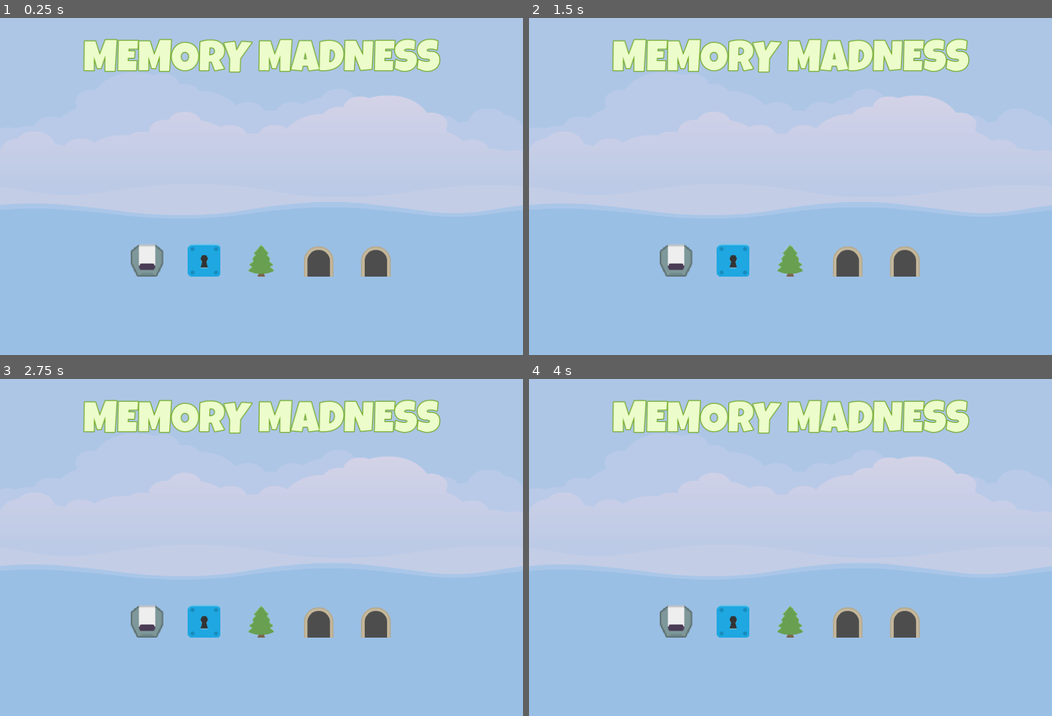
Above: before the commit, frames 1-4 (two rows, left to right).
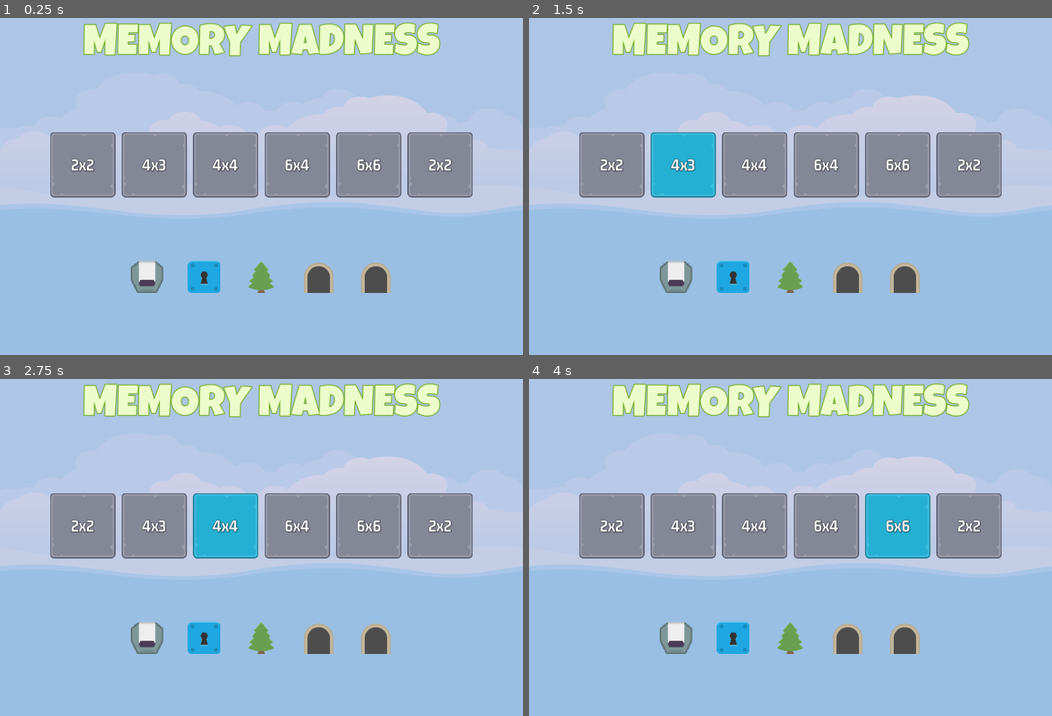
Above: after the commit, the same moments.

Repository: Babrakov/memory-madness
Game: Godot game, scene res://scenes/master/master.tscn
Same seed, same stepped clock (60 frames per second), same inputs: the game is played once before the commit and once after it.
Inputs (mouse positions are in pixels of both pictures, inside the frame that each line leads up to):
- Up to frame 1 (0.25 s): no input
- Up to frame 2 (1.5 s): click (612, 166) at 0.5 s, where only the run after the commit has a clickable "2x2"; click (680, 166) at 1.25 s, where only the run after the commit has a clickable "4x3"
- Up to frame 3 (2.75 s): click (224, 527) at 2 s, where only the run after the commit has a clickable "4x4"
- Up to frame 4 (4 s): click (827, 527) at 2.75 s, where only the run after the commit has a clickable "6x4"; click (900, 527) at 3.5 s, where only the run after the commit has a clickable "6x6"

The runs differ from the first frame. In frame 1, 25% of the frame differs, in the area x 9-91%, y 1-82%; in frame 2, 25%; in frame 3, 25%; in frame 4, 25%.

Commit message:
Level Button

Diff:
--- /dev/null
+++ b/scenes/level_button/level_button.gd
@@ -0,0 +1,18 @@
+extends TextureButton
+
+@export var level_number: int = 1
+
+@onready var label: Label = $Label
+
+# Called when the node enters the scene tree for the first time.
+func _ready() -> void:
+	var ldata: LevelData = GameManager.get_level(level_number)
+	label.text = "%dx%d" % [
+		ldata.get_cols(),
+		ldata.get_rows()
+	]
+
+
+# Called every frame. 'delta' is the elapsed time since the previous frame.
+func _process(delta: float) -> void:
+	pass
--- /dev/null
+++ b/scenes/level_button/level_button.tscn
@@ -0,0 +1,36 @@
+[gd_scene load_steps=6 format=3 uid="uid://bghgtdpas2h6m"]
+
+[ext_resource type="Texture2D" uid="uid://b4fa0orax2hq5" path="res://assets/ui/level_select_frame_128.png" id="1_bvdp4"]
+[ext_resource type="Texture2D" uid="uid://c1wqfser62qh2" path="res://assets/ui/level_select_frame_select_128.png" id="2_kdj0a"]
+[ext_resource type="Texture2D" uid="uid://vluwlyblug62" path="res://assets/ui/level_select_frame_hover_128.png" id="3_l1bvg"]
+[ext_resource type="Script" path="res://scenes/level_button/level_button.gd" id="4_if337"]
+[ext_resource type="LabelSettings" uid="uid://bb630qrhxr0ef" path="res://assets/GM_32_White.tres" id="4_owcw7"]
+
+[node name="LevelButton" type="TextureButton"]
+anchors_preset = 8
+anchor_left = 0.5
+anchor_top = 0.5
+anchor_right = 0.5
+anchor_bottom = 0.5
+offset_left = -20.0
+offset_top = -20.0
+offset_right = 20.0
+offset_bottom = 20.0
+grow_horizontal = 2
+grow_vertical = 2
+texture_normal = ExtResource("1_bvdp4")
+texture_pressed = ExtResource("2_kdj0a")
+texture_hover = ExtResource("3_l1bvg")
+script = ExtResource("4_if337")
+
+[node name="Label" type="Label" parent="."]
+layout_mode = 1
+anchors_preset = 15
+anchor_right = 1.0
+anchor_bottom = 1.0
+grow_horizontal = 2
+grow_vertical = 2
+text = "2x2"
+label_settings = ExtResource("4_owcw7")
+horizontal_alignment = 1
+vertical_alignment = 1
--- a/scenes/main/main.tscn
+++ b/scenes/main/main.tscn
@@ -1,7 +1,8 @@
-[gd_scene load_steps=3 format=3 uid="uid://d1r65lcb3pbld"]
+[gd_scene load_steps=4 format=3 uid="uid://d1r65lcb3pbld"]
 
 [ext_resource type="LabelSettings" uid="uid://bb475bkqlpx44" path="res://assets/LG_84_Green.tres" id="1_2465f"]
 [ext_resource type="PackedScene" uid="uid://wsva18f5h81g" path="res://scenes/front_sprite/front_sprite.tscn" id="2_ivbcn"]
+[ext_resource type="PackedScene" uid="uid://bghgtdpas2h6m" path="res://scenes/level_button/level_button.tscn" id="2_ona8t"]
 
 [node name="Main" type="Control"]
 layout_mode = 3
@@ -46,6 +47,29 @@
 [node name="HBoxLevels" type="HBoxContainer" parent="ColorRect/VBoxContainer"]
 layout_mode = 2
 size_flags_horizontal = 4
+theme_override_constants/separation = 12
+
+[node name="LevelButton" parent="ColorRect/VBoxContainer/HBoxLevels" instance=ExtResource("2_ona8t")]
+layout_mode = 2
+
+[node name="LevelButton2" parent="ColorRect/VBoxContainer/HBoxLevels" instance=ExtResource("2_ona8t")]
+layout_mode = 2
+level_number = 2
+
+[node name="LevelButton3" parent="ColorRect/VBoxContainer/HBoxLevels" instance=ExtResource("2_ona8t")]
+layout_mode = 2
+level_number = 3
+
+[node name="LevelButton4" parent="ColorRect/VBoxContainer/HBoxLevels" instance=ExtResource("2_ona8t")]
+layout_mode = 2
+level_number = 4
+
+[node name="LevelButton5" parent="ColorRect/VBoxContainer/HBoxLevels" instance=ExtResource("2_ona8t")]
+layout_mode = 2
+level_number = 5
+
+[node name="LevelButton6" parent="ColorRect/VBoxContainer/HBoxLevels" instance=ExtResource("2_ona8t")]
+layout_mode = 2
 
 [node name="Spacer2" type="Control" parent="ColorRect/VBoxContainer"]
 layout_mode = 2
